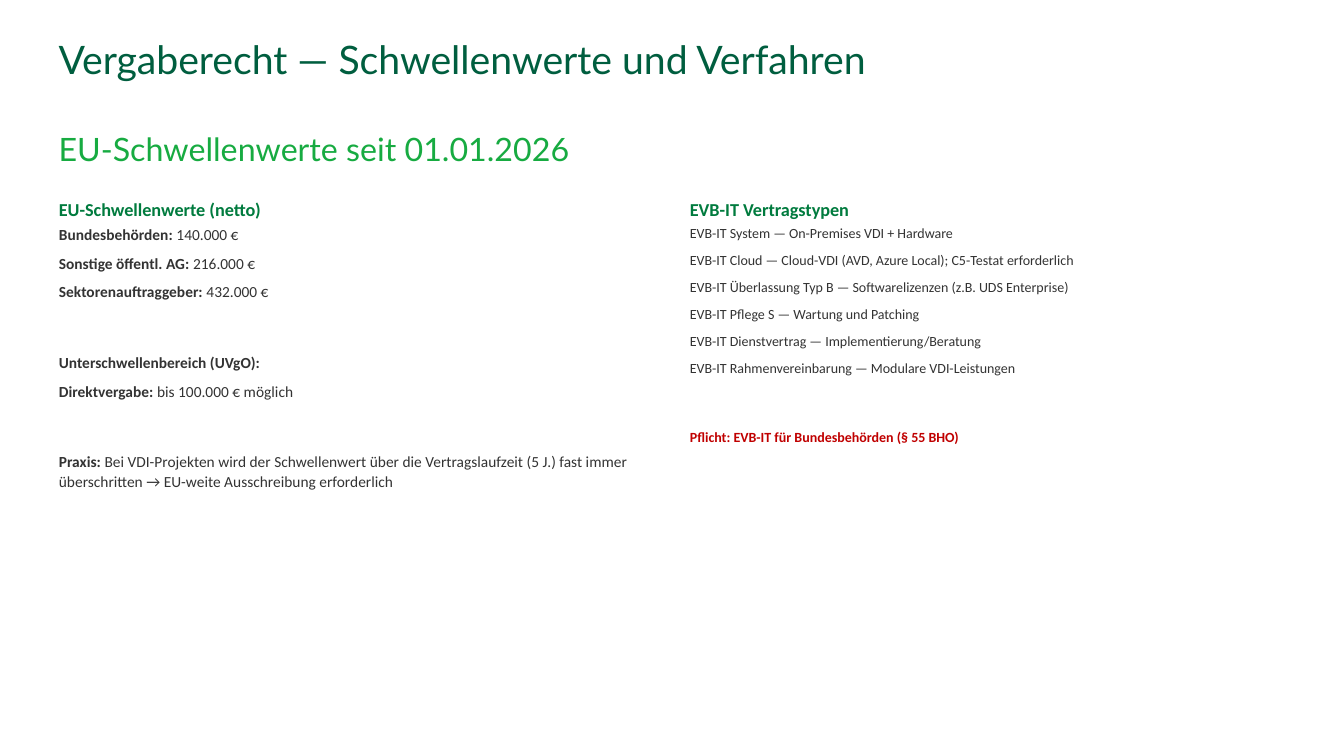
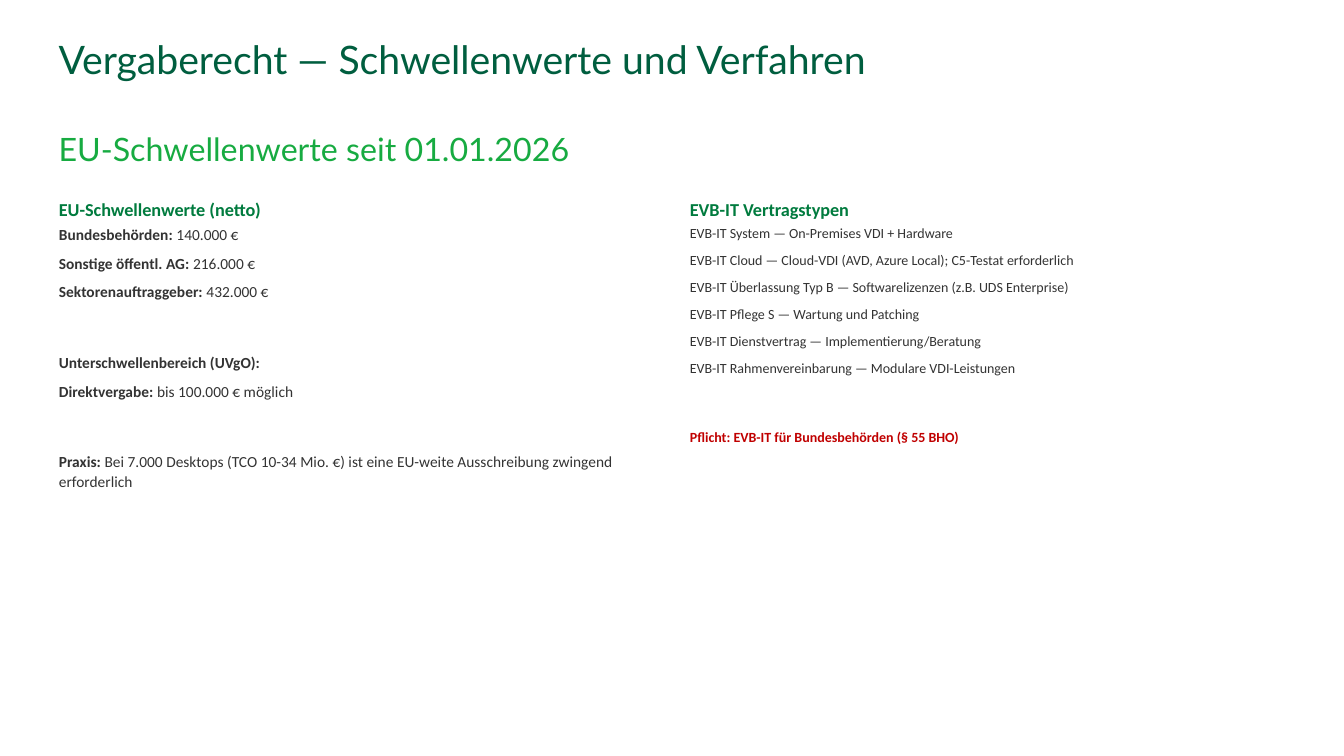
Before and after one commit to stefanbuell-wq/vdi-validation, a slide deck: slide 19 of docs/VDI-Vergleichsanalyse.pptx. Drawn at 1344x756 pixels with LibreOffice and Linux fonts; fonts in the diff are those of the drawing; background and template pictures are left out. Boxes give left, top, right and bottom in pixels: in the first picture for what was removed or moved away, otherwise in the second. Text is boxed around its words. In the diff, an @@ line names an element or a change of style, - is before the commit and + after.

```diff
--- a/docs/VDI-Vergleichsanalyse.pptx
+++ b/docs/VDI-Vergleichsanalyse.pptx
@@ text at [59,456,613,487]: text changed @@
-Praxis: Bei VDI-Projekten wird der Schwellenwert über die Vertragslaufzeit (5 J.) fast immer überschritten → EU-weite Ausschreibung erforderlich
+Praxis: Bei 7.000 Desktops (TCO 10-34 Mio. €) ist eine EU-weite Ausschreibung zwingend erforderlich
```
Also in this commit, not shown: 12 other slides changed, 1 other file.
